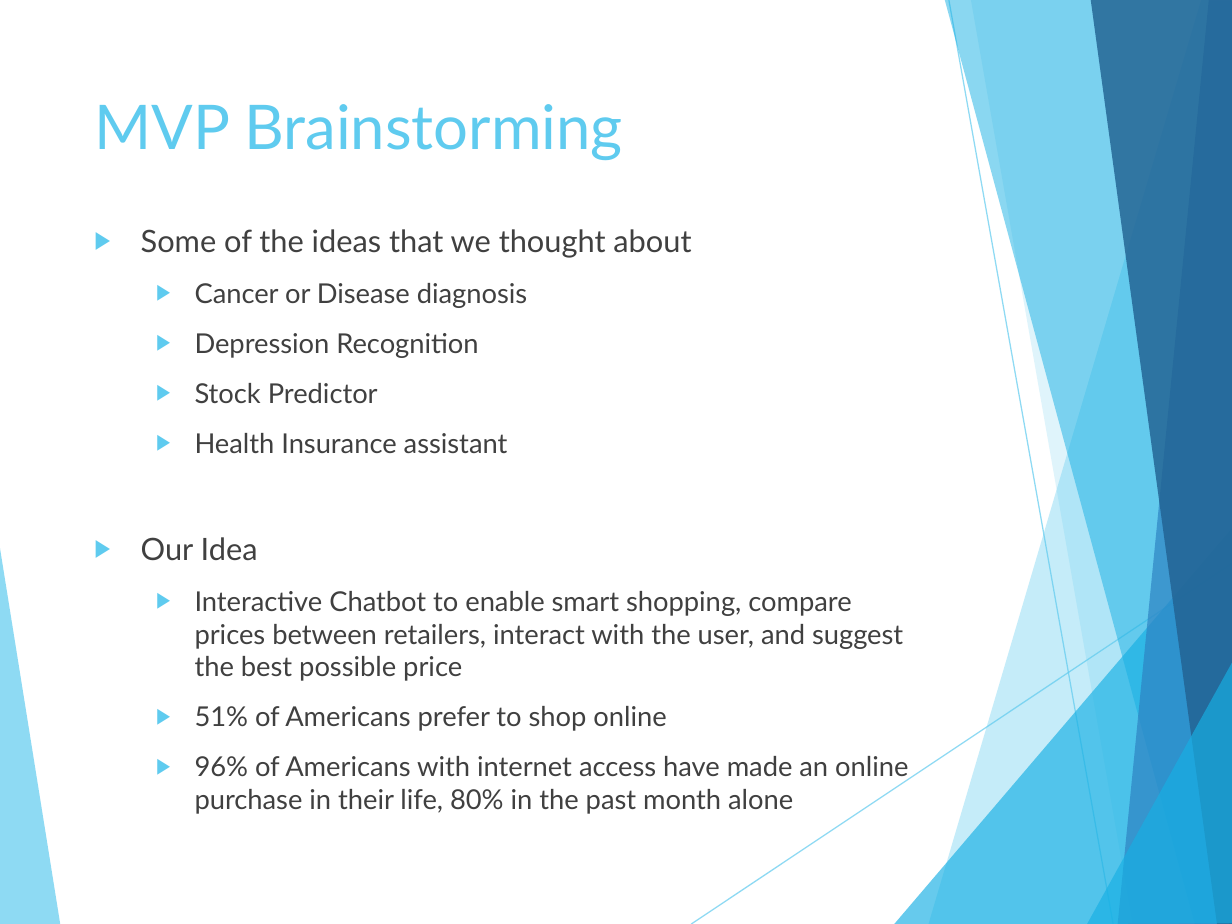
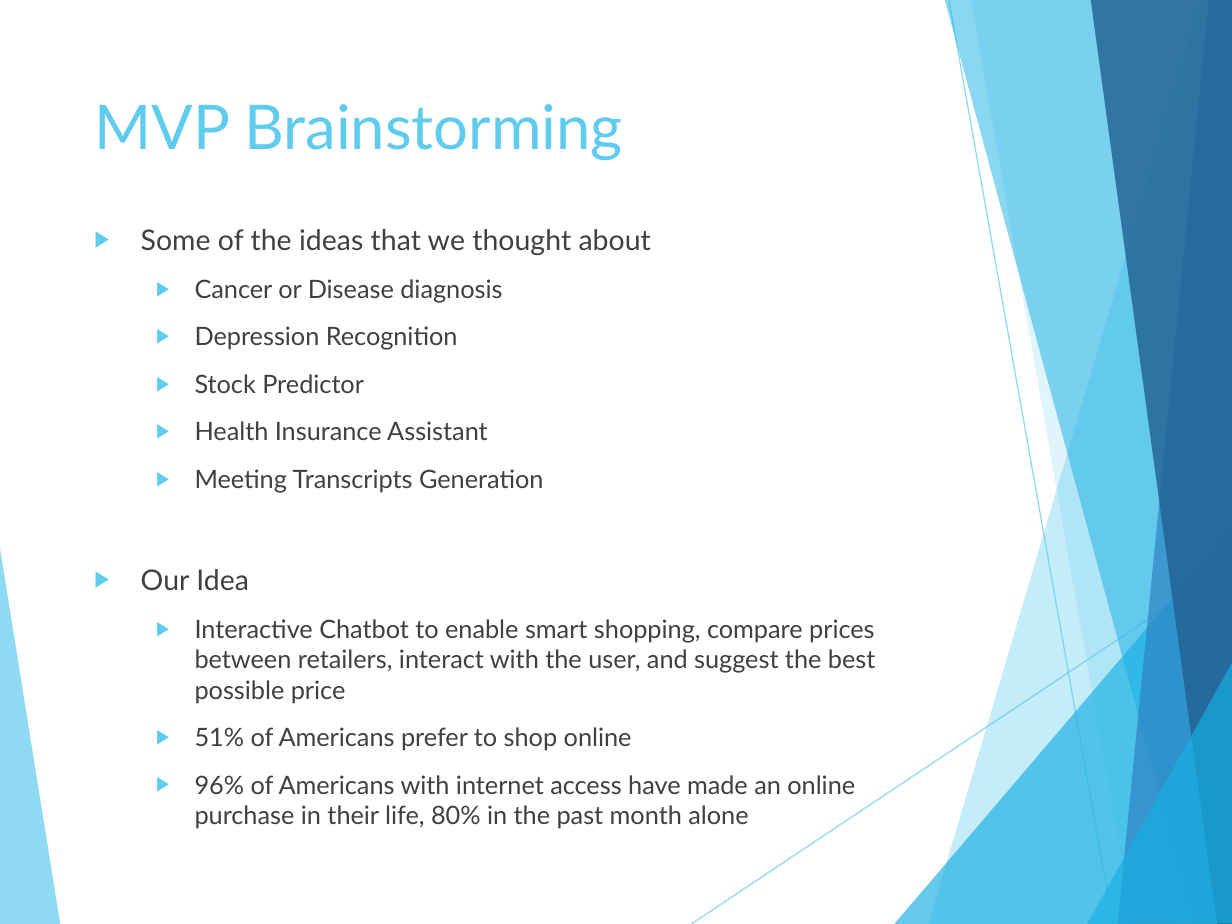
Before and after one commit to vigneshniyer/FinishLine-ShoppingBot, a slide deck: slide 4 of IBM_Finish_Line.pptx. Drawn at 1232x924 pixels with LibreOffice and Linux fonts; fonts in the diff are those of the drawing. Boxes give left, top, right and bottom in pixels: in the first picture for what was removed or moved away, otherwise in the second. Text is boxed around its words. In the diff, an @@ line names an element or a change of style, - is before the commit and + after.

```diff
--- a/IBM_Finish_Line.pptx
+++ b/IBM_Finish_Line.pptx
@@ text at <box>141,229,875,828</box>: size 18 to 16.6 pt in "Some of the ideas that we thought ...", "Our Idea"; size 16 to 14.8 pt in "Cancer or Disease diagnosis", "Depression Recognition", "Stock Predictor", "Interactive Chatbot to enable smart shopping, compare ..." and 2 more places @@
@@ text at <box>195,421,543,492</box>: text changed; size 16 to 14.8 pt @@
-  ▶ Health Insurance assistant
+  ▶ Health Insurance Assistant
+  ▶ Meeting Transcripts Generation
```
Also in this commit, not shown: 1 other slide changed, 2 slides added, 1 slide removed.
